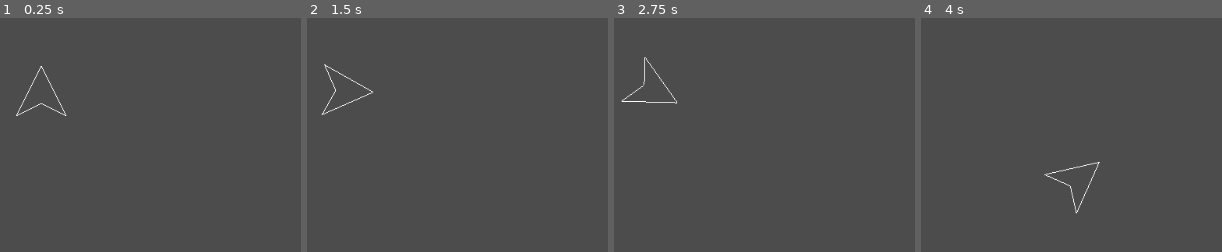
Above: before the commit, frames 1-4 (left to right).
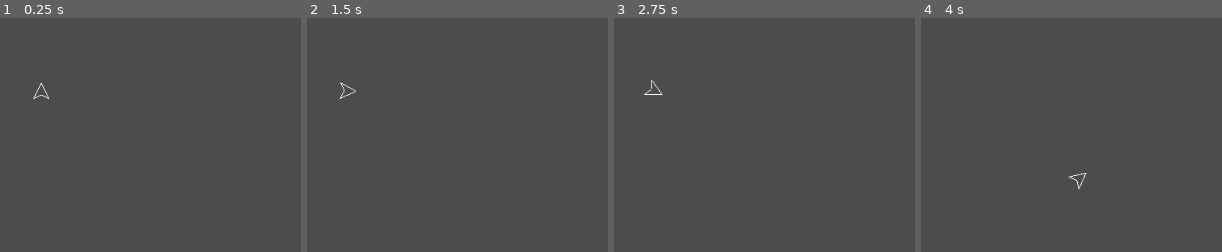
Above: after the commit, the same moments.

Repository: angryottr/Asterids
Game: Godot game, scene res://Ship.tscn
Two runs of this game, one before a commit and one after it. Both use one fixed random seed, a clock stepped at 60 frames per second and the inputs below. The project has no main scene, so this scene is started directly.
Inputs:
- Up to frame 1 (0.25 s): no input
- Up to frame 2 (1.5 s): tap Enter at 0.5 s; hold Right (ui_right) 0.53-1.28 s; hold Left (ui_left) from 1.28 s (still down)
- Up to frame 3 (2.75 s): release Left (ui_left) at 2.03 s; hold Right (ui_right) from 2.03 s (still down)
- Up to frame 4 (4 s): release Right (ui_right) at 2.78 s; hold Up (ui_up) 2.78-3.53 s; hold Left (ui_left) from 3.53 s (still down)
The pictures show only the part of the screen within x 0-50%, y 25-75%; the shares and areas given below are measured in that part.

The runs differ from the first frame. In frame 1, 0.4% of the frame differs, in the area x 5-23%, y 20-42%; in frame 2, 0.4%; in frame 3, 0.4%; in frame 4, 0.4%, in the area x 40-60%, y 61-84%.

Commit message:
Configurable ship drawing size

Diff:
--- a/Drawing.gd
+++ b/Drawing.gd
@@ -1,12 +1,13 @@
 extends Node2D
 
 const color = Color(1.0, 1.0, 1.0)
+export var size = 16
 
 func _draw():
-	draw_line(Vector2(0, -32), Vector2(-32, 32), color)
-	draw_line(Vector2(0, -32), Vector2(32, 32), color)
-	draw_line(Vector2(-32, 32), Vector2(0, 16), color)
-	draw_line(Vector2(32, 32), Vector2(0, 16), color)
+	draw_line(Vector2(0, -size), Vector2(-size, size), color)
+	draw_line(Vector2(0, -size), Vector2(size, size), color)
+	draw_line(Vector2(-size, size), Vector2(0, size / 2), color)
+	draw_line(Vector2(size, size), Vector2(0, size / 2), color)
 
 
 func _process(delta):
--- a/Ship.tscn
+++ b/Ship.tscn
@@ -13,3 +13,4 @@
 
 [node name="Drawing" type="Node2D" parent="."]
 script = ExtResource( 3 )
+size = 10
